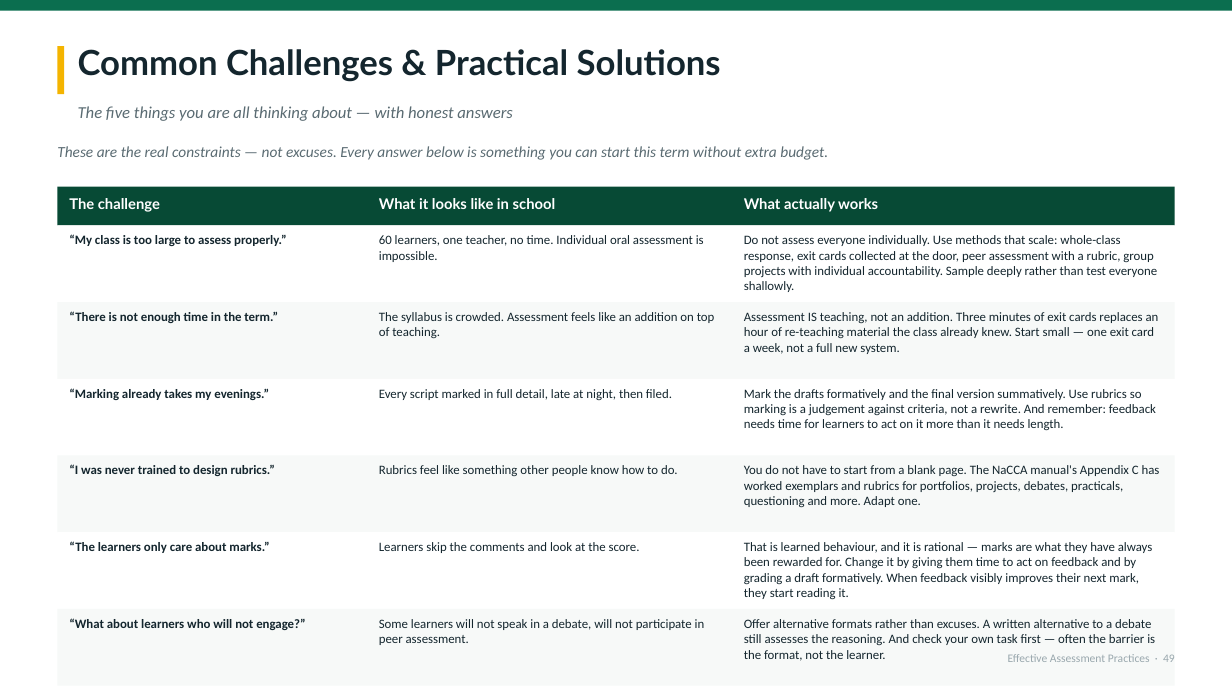
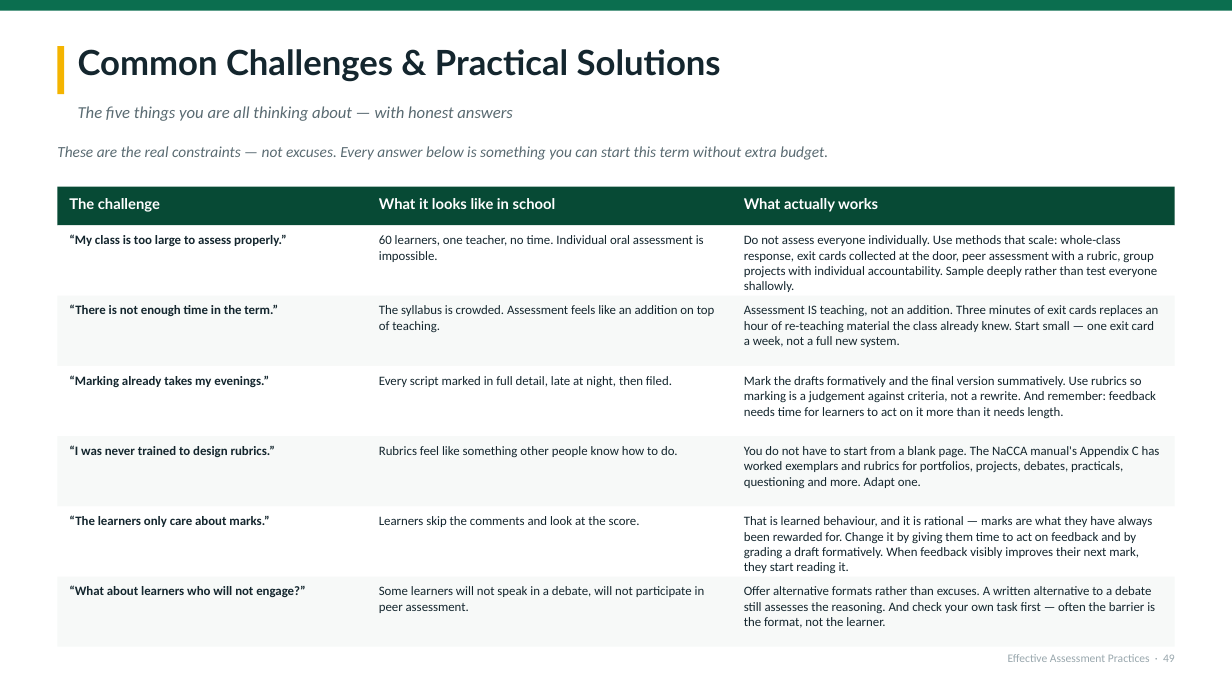
Before and after one commit to kumahemmanuel69-oss/Keelson-ACADEX, a slide deck: slide 49 of deliverables/Effective-Assessment-Practices-KATON-2026.pptx. Drawn at 1232x693 pixels with LibreOffice and Linux fonts; fonts in the diff are those of the drawing. Boxes give left, top, right and bottom in pixels: in the first picture for what was removed or moved away, otherwise in the second. Text is boxed around its words. In the diff, an @@ line names an element or a change of style, - is before the commit and + after.

```diff
--- a/deliverables/Effective-Assessment-Practices-KATON-2026.pptx
+++ b/deliverables/Effective-Assessment-Practices-KATON-2026.pptx
@@ rectangle: place and size @@
-rectangle at box(57, 302, 1175, 379)
+rectangle at box(57, 296, 1175, 366)
@@ text "“There is not enough time ...": place and size @@
-text "“There is not enough time ..." at box(69, 311, 278, 323)
+text "“There is not enough time ..." at box(69, 304, 278, 316)
@@ text "The syllabus is crowded. Assessment ...": place and size @@
-text "The syllabus is crowded. Assessment ..." at box(379, 312, 715, 338)
+text "The syllabus is crowded. Assessment ..." at box(379, 305, 715, 332)
@@ text "Assessment IS teaching, not an ...": place and size @@
-text "Assessment IS teaching, not an ..." at box(744, 312, 1159, 354)
+text "Assessment IS teaching, not an ..." at box(744, 305, 1159, 347)
@@ rectangle: place and size @@
-rectangle at box(57, 379, 1175, 456)
+rectangle at box(57, 366, 1175, 436)
@@ text "“Marking already takes my evenings.”": place and size @@
-text "“Marking already takes my evenings.”" at box(69, 388, 269, 400)
+text "“Marking already takes my evenings.”" at box(69, 375, 269, 387)
@@ text "Every script marked in full ...": place and size @@
-text "Every script marked in full ..." at box(379, 389, 672, 400)
+text "Every script marked in full ..." at box(379, 376, 672, 387)
@@ text "Mark the drafts formatively and ...": place and size @@
-text "Mark the drafts formatively and ..." at box(744, 389, 1156, 431)
+text "Mark the drafts formatively and ..." at box(744, 376, 1156, 419)
@@ rectangle: place and size @@
-rectangle at box(57, 456, 1175, 532)
+rectangle at box(57, 436, 1175, 506)
@@ text "“I was never trained to ...": place and size @@
-text "“I was never trained to ..." at box(69, 464, 275, 476)
+text "“I was never trained to ..." at box(69, 445, 275, 457)
@@ text "Rubrics feel like something other ...": place and size @@
-text "Rubrics feel like something other ..." at box(379, 465, 678, 476)
+text "Rubrics feel like something other ..." at box(379, 446, 678, 457)
@@ text "You do not have to ...": place and size @@
-text "You do not have to ..." at box(744, 465, 1160, 507)
+text "You do not have to ..." at box(744, 446, 1160, 488)
@@ rectangle: place and size @@
-rectangle at box(57, 532, 1175, 609)
+rectangle at box(57, 506, 1175, 577)
@@ text "“The learners only care about ...": place and size @@
-text "“The learners only care about ..." at box(69, 541, 269, 553)
+text "“The learners only care about ..." at box(69, 515, 269, 527)
@@ text "Learners skip the comments and ...": place and size @@
-text "Learners skip the comments and ..." at box(379, 542, 640, 553)
+text "Learners skip the comments and ..." at box(379, 516, 640, 527)
@@ text "That is learned behaviour, and ...": place and size @@
-text "That is learned behaviour, and ..." at box(744, 542, 1153, 600)
+text "That is learned behaviour, and ..." at box(744, 516, 1153, 574)
@@ rectangle: place and size @@
-rectangle at box(57, 609, 1175, 686)
+rectangle at box(57, 577, 1175, 647)
@@ text "“What about learners who will ...": place and size @@
-text "“What about learners who will ..." at box(69, 618, 305, 630)
+text "“What about learners who will ..." at box(69, 585, 305, 597)
@@ text "Some learners will not speak ...": place and size @@
-text "Some learners will not speak ..." at box(379, 619, 705, 645)
+text "Some learners will not speak ..." at box(379, 586, 705, 613)
@@ text "Offer alternative formats rather than ...": place and size @@
-text "Offer alternative formats rather than ..." at box(744, 619, 1155, 661)
+text "Offer alternative formats rather than ..." at box(744, 586, 1155, 628)
```
Also in this commit, not shown: 20 other slides changed, 2 other files.
